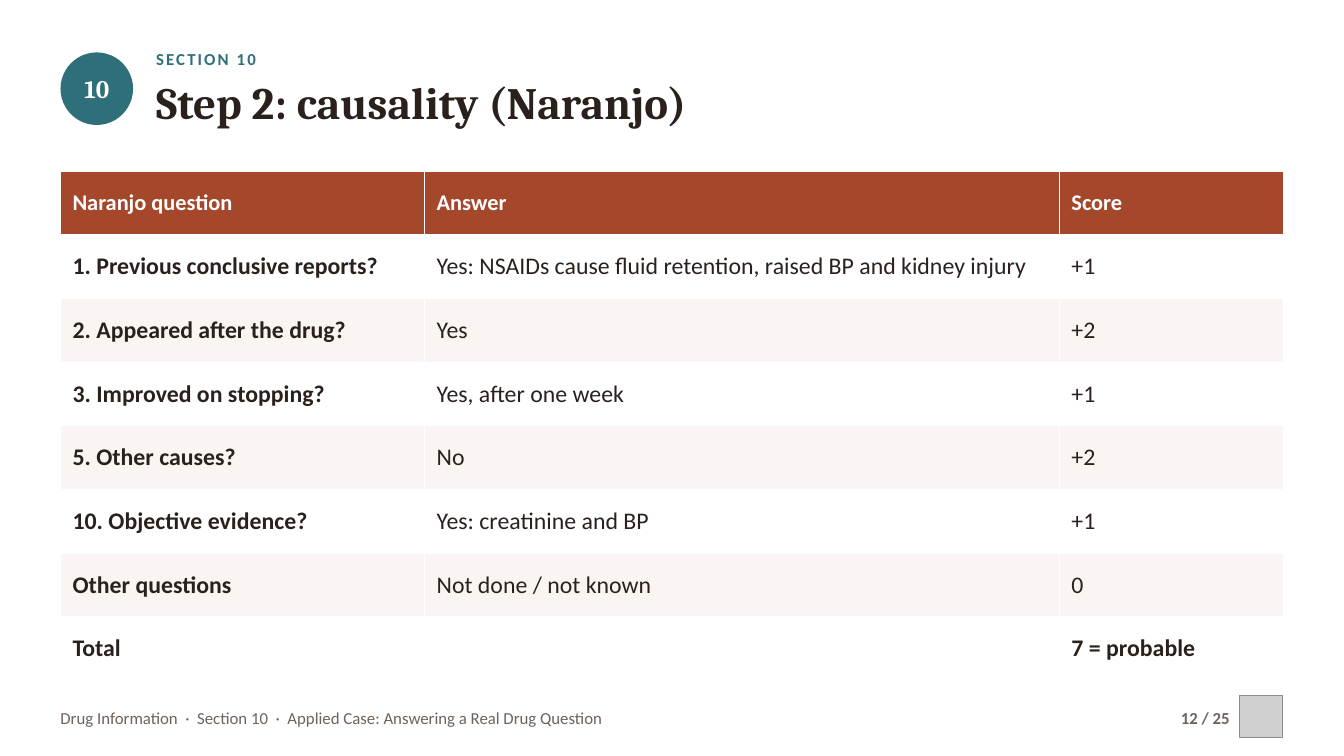
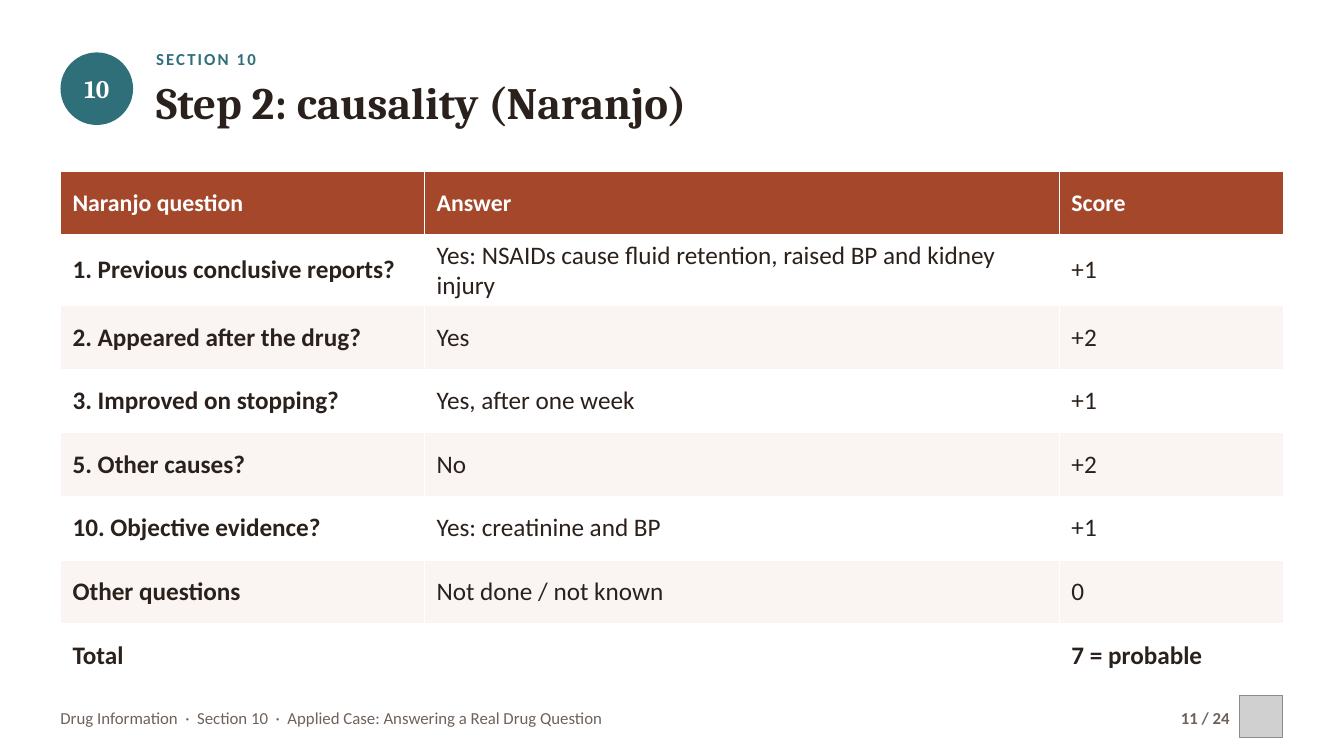
Before and after one commit to drrefaat18-ops/yasser, a slide deck: slide 11 of projects/drug-information-practical/slides/ch10-applied-case.pptx (slide 12 before the commit). Drawn at 1344x756 pixels with LibreOffice and Linux fonts; fonts in the diff are those of the drawing; grey boxes stand for pictures. Boxes give left, top, right and bottom in pixels: in the first picture for what was removed or moved away, otherwise in the second. Text is boxed around its words. In the diff, an @@ line names an element or a change of style, - is before the commit and + after.

```diff
--- a/projects/drug-information-practical/slides/ch10-applied-case.pptx
+++ b/projects/drug-information-practical/slides/ch10-applied-case.pptx
@@ table at [60, 171, 1284, 681] @@
@@ size 16 to 17 pt in "Naranjo question", "Answer", "Score" @@
@@ size 17 to 18 pt @@
@@ text at [1181, 713, 1230, 724]: text changed @@
-12 / 25
+11 / 24
```
Also in this commit, not shown: 21 other slides changed, 1 slide removed, 11 other files.
